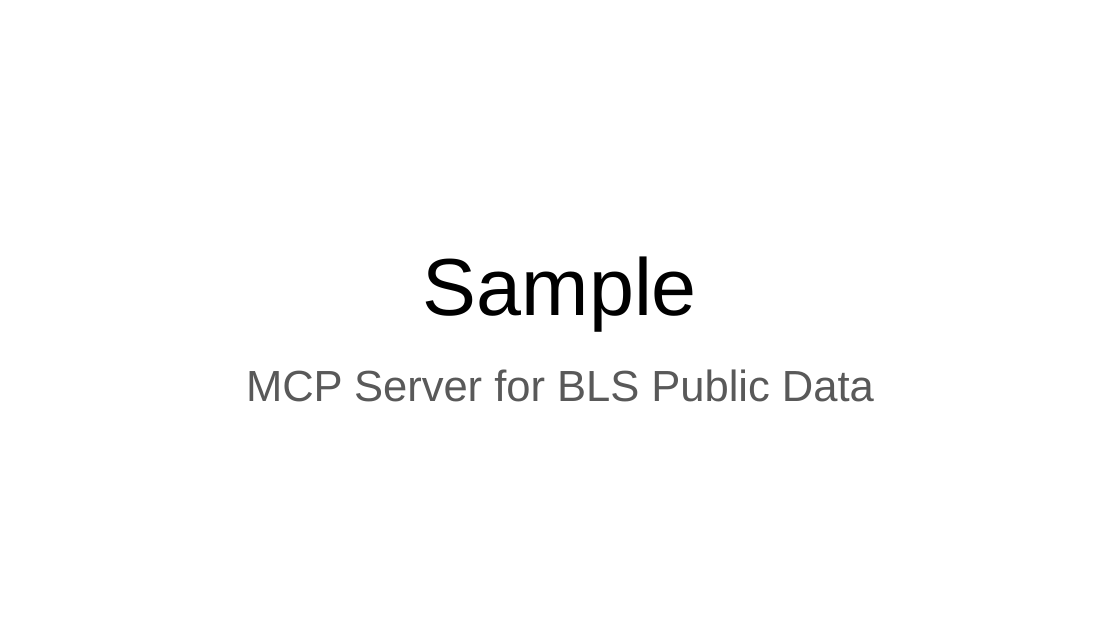
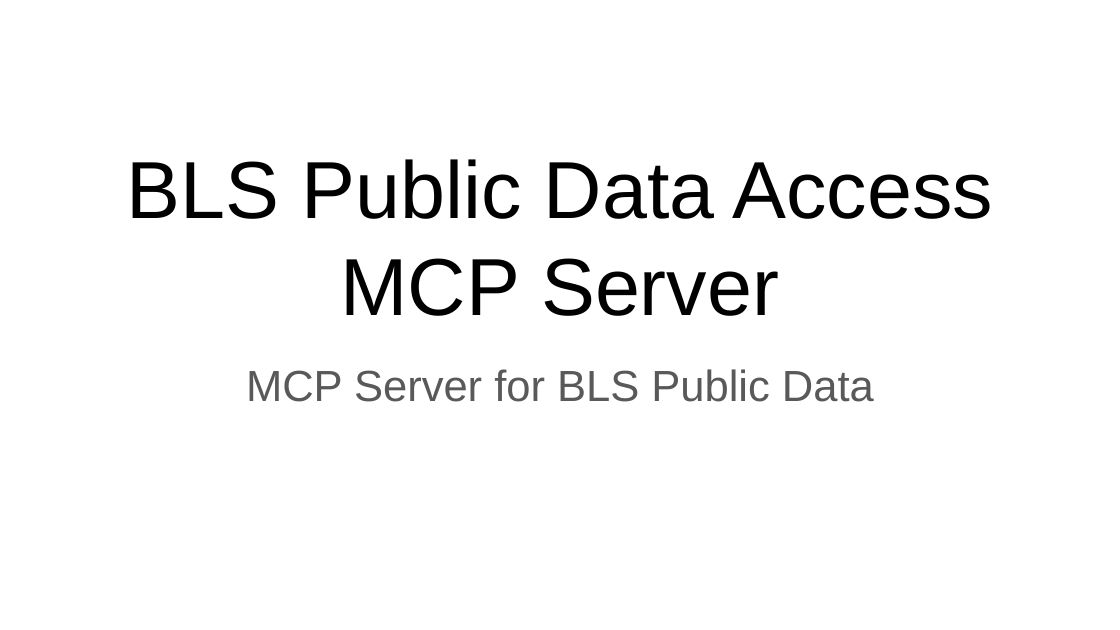
Before and after one commit to gsa-mcp-hackathon/BLS_DS_MCP_SERVER, a slide deck: slide 1 of submission_documentation/mcp_hackathon_bls_public_data.pptx. Drawn at 1120x630 pixels with LibreOffice and Linux fonts; fonts in the diff are those of the drawing. Boxes give left, top, right and bottom in pixels: in the first picture for what was removed or moved away, otherwise in the second. Text is boxed around its words. In the diff, an @@ line names an element or a change of style, - is before the commit and + after.

```diff
--- a/submission_documentation/mcp_hackathon_bls_public_data.pptx
+++ b/submission_documentation/mcp_hackathon_bls_public_data.pptx
@@ title at [126, 159, 992, 316]: text changed @@
-Sample
+BLS Public Data Access MCP Server
```
Also in this commit, not shown: 9 other slides changed.
